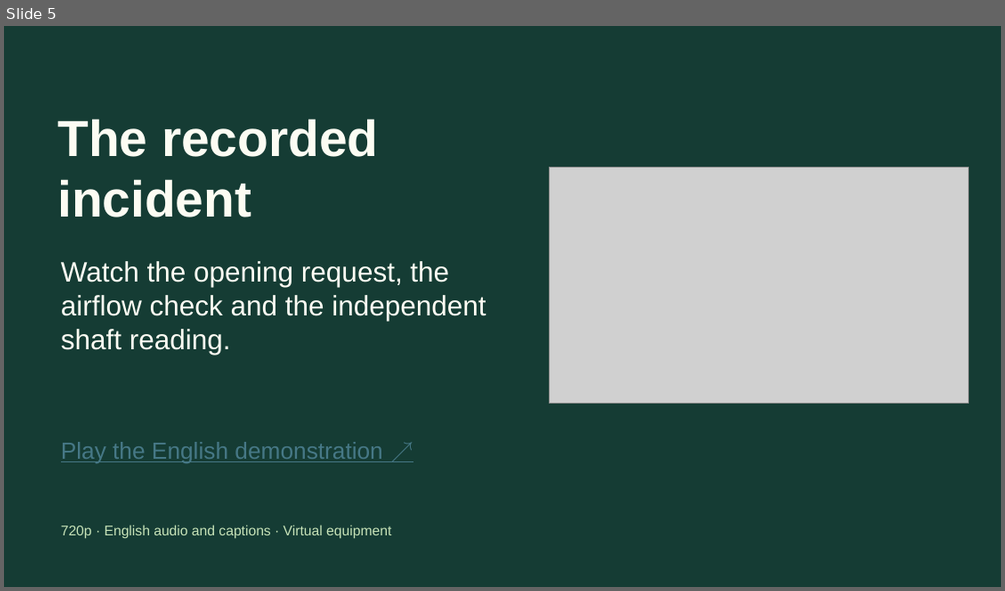
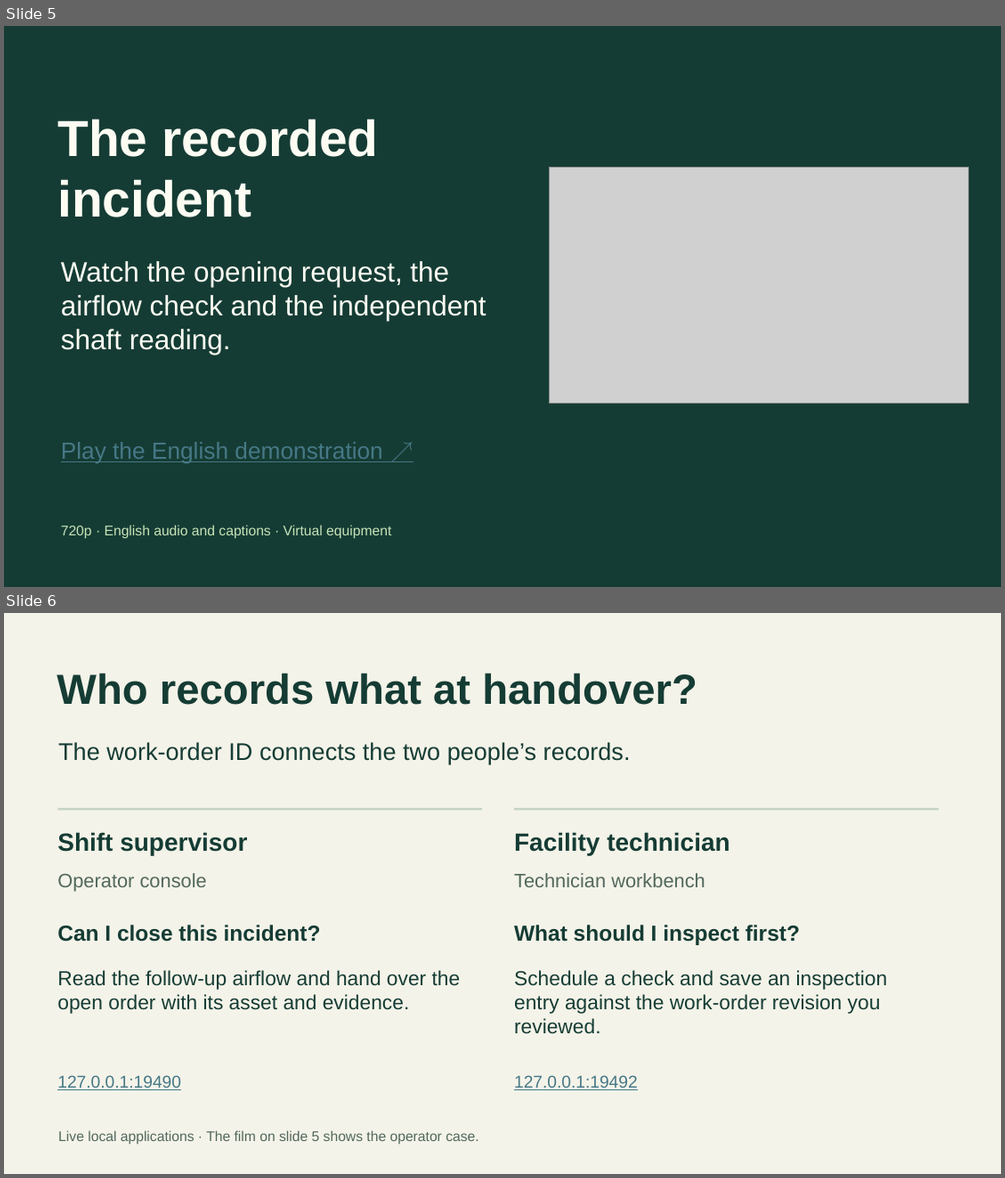
Before and after one commit to openSoom/openSoom, a slide deck: deliverables/presentation/openSoom-evaluation.pptx. Shown one above the other, each under a label of ours: slide 5 before the commit, slides 5 and 6 after it. The pictures are 1005x591 and 1005x1178 pixels, drawn with LibreOffice and Linux fonts; fonts in the diff are those of the drawing; grey boxes stand for pictures. Boxes give left, top, right and bottom in pixels: in the first picture for what was removed or moved away, otherwise in the second. Text is boxed around its words. In the diff, an @@ line names an element or a change of style, - is before the commit and + after.

Commit message:
Give technicians an independent workbench and measure the inspection decision against two baselines

```diff
--- a/deliverables/presentation/openSoom-evaluation.pptx
+++ b/deliverables/presentation/openSoom-evaluation.pptx
@@ slide 6 added at [4, 613, 1001, 1174], background #F4F3E9 @@
@@ text added at [57, 673, 697, 705], 40.5 pt, text #153C34, bold @@
+Who records what at handover?
@@ text added at [58, 742, 631, 764], 23.2 pt, text #153C34 @@
+The work-order ID connects the two people’s records.
@@ rectangle added at [57, 807, 483, 810], fill #C4D3C5 @@
@@ rectangle added at [514, 807, 938, 810], fill #C4D3C5 @@
@@ text added at [57, 832, 247, 855], 24 pt, text #153C34, bold @@
+Shift supervisor
@@ text added at [514, 832, 729, 855], 24 pt, text #153C34, bold @@
+Facility technician
@@ text added at [57, 873, 207, 892], 18.8 pt, text #52685C @@
+Operator console
@@ text added at [514, 873, 705, 887], 18.8 pt, text #52685C @@
+Technician workbench
@@ text added at [57, 925, 321, 941], 21 pt, text #153C34, bold @@
+Can I close this incident?
@@ text added at [514, 925, 800, 945], 21 pt, text #153C34, bold @@
+What should I inspect first?
@@ text added at [57, 970, 461, 1013], 19.5 pt, text #153C34 @@
+Read the follow-up airflow and hand over the open order with its asset and evidence.
@@ text added at [514, 970, 888, 1034], 19.5 pt, text #153C34 @@
+Schedule a check and save an inspection entry against the work-order revision you reviewed.
@@ text added at [57, 1075, 181, 1090], 16.5 pt, text #467886, underline @@
+127.0.0.1:19490
@@ text added at [514, 1075, 638, 1090], 16.5 pt, text #467886, underline @@
+127.0.0.1:19492
@@ text added at [58, 1130, 478, 1144], 13.5 pt, text #52685C @@
+Live local applications · The film on slide 5 shows the operator case.
```
Also in this commit, not shown: 4 slides changed, 2 other slides added, 3 slides removed, 42 other files.
